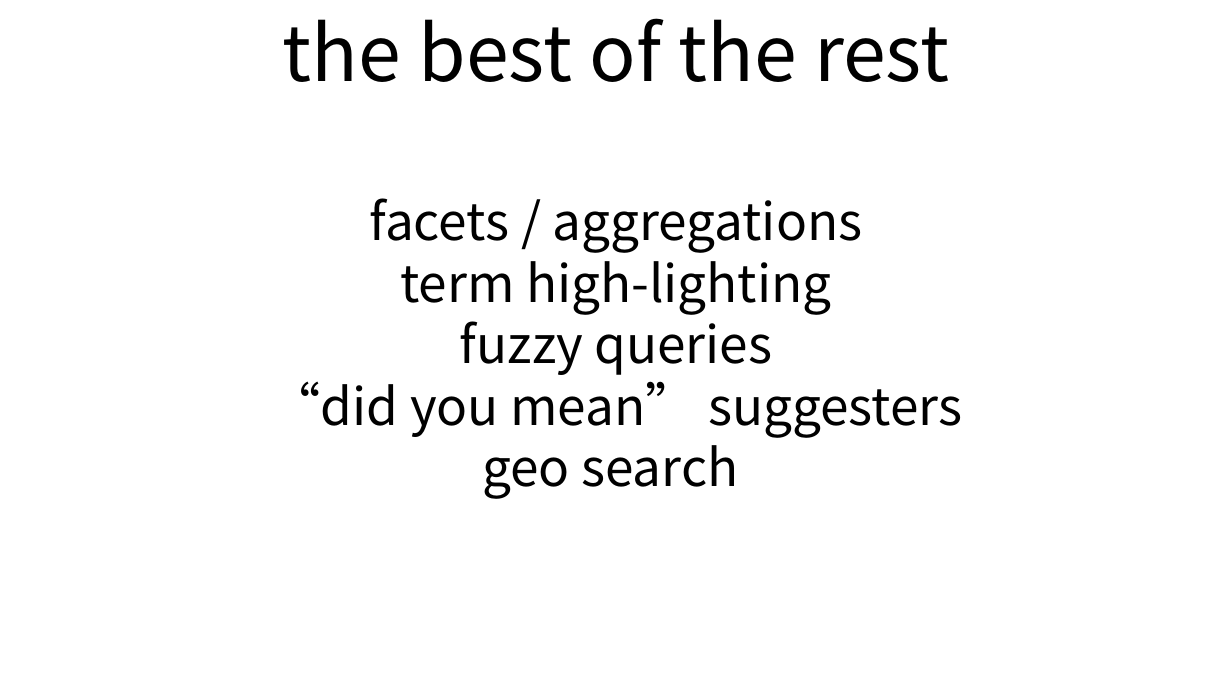
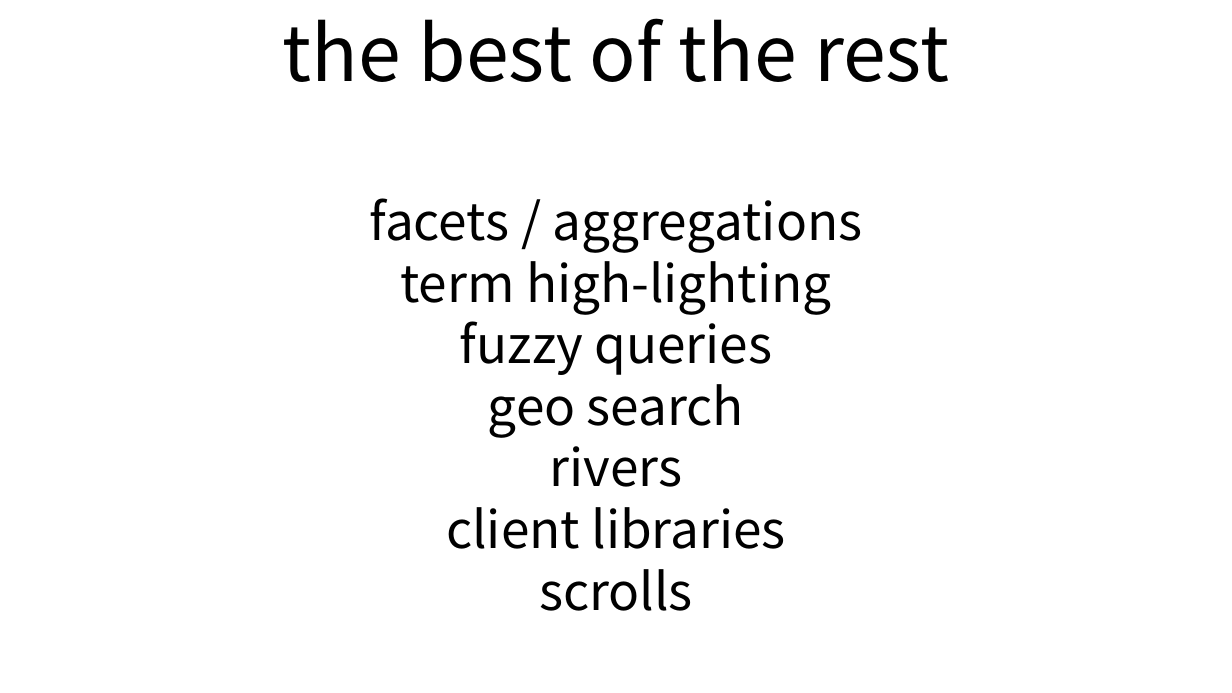
Before and after one commit to andypryor/start_your_search_engines, a slide deck: slide 48 of start_search_engines.pptx (slide 46 before the commit). Drawn at 1232x693 pixels with LibreOffice and Linux fonts; fonts in the diff are those of the drawing. Boxes give left, top, right and bottom in pixels: in the first picture for what was removed or moved away, otherwise in the second. Text is boxed around its words. In the diff, an @@ line names an element or a change of style, - is before the commit and + after.

```diff
--- a/start_search_engines.pptx
+++ b/start_search_engines.pptx
@@ text at (270,373,962,438): paragraph removed @@
-“did you mean” suggesters
@@ text at (446,446,786,611): paragraphs added @@
+rivers
+client libraries
+scrolls
```
Also in this commit, not shown: 3 other slides changed, 7 slides added, 5 slides removed.
